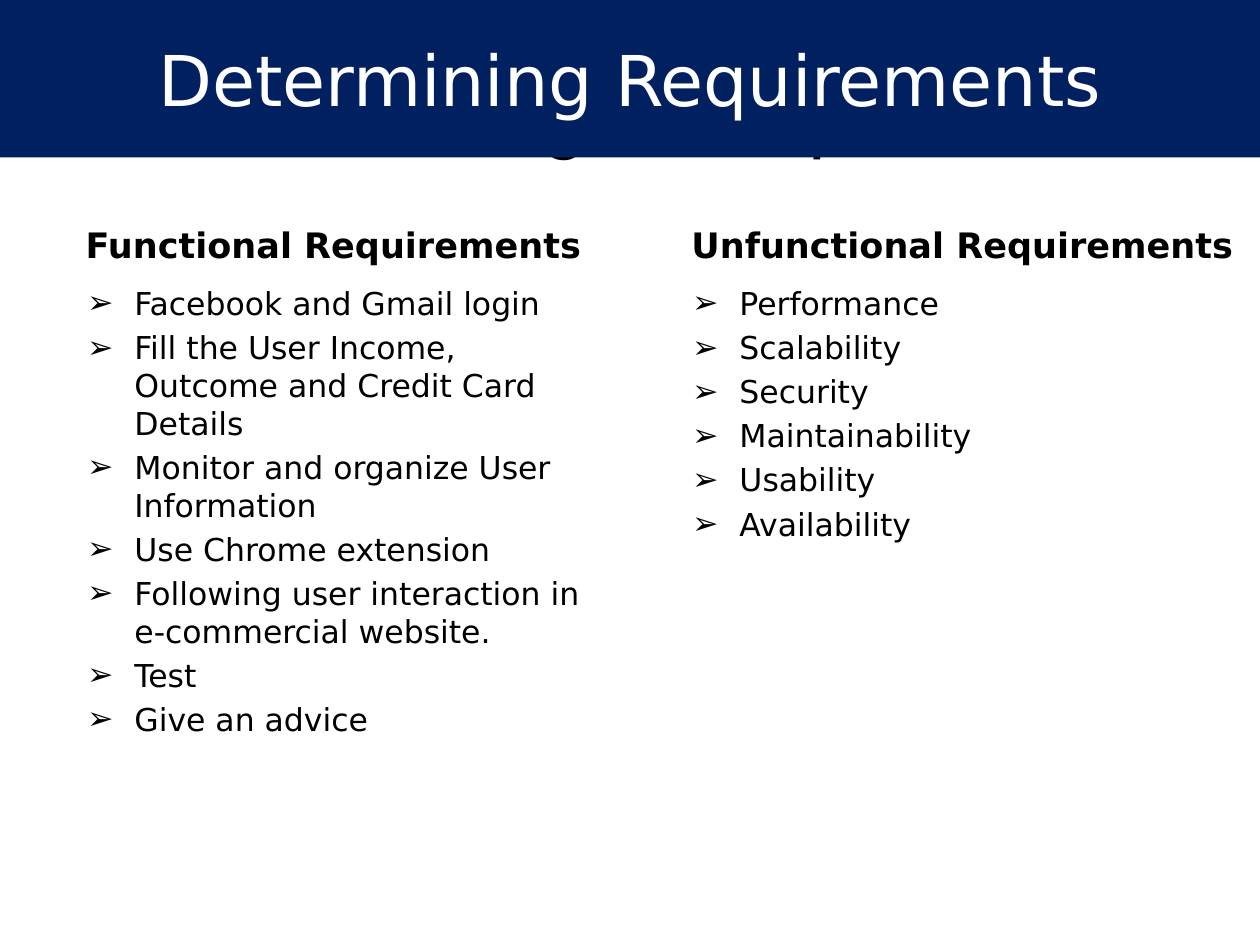
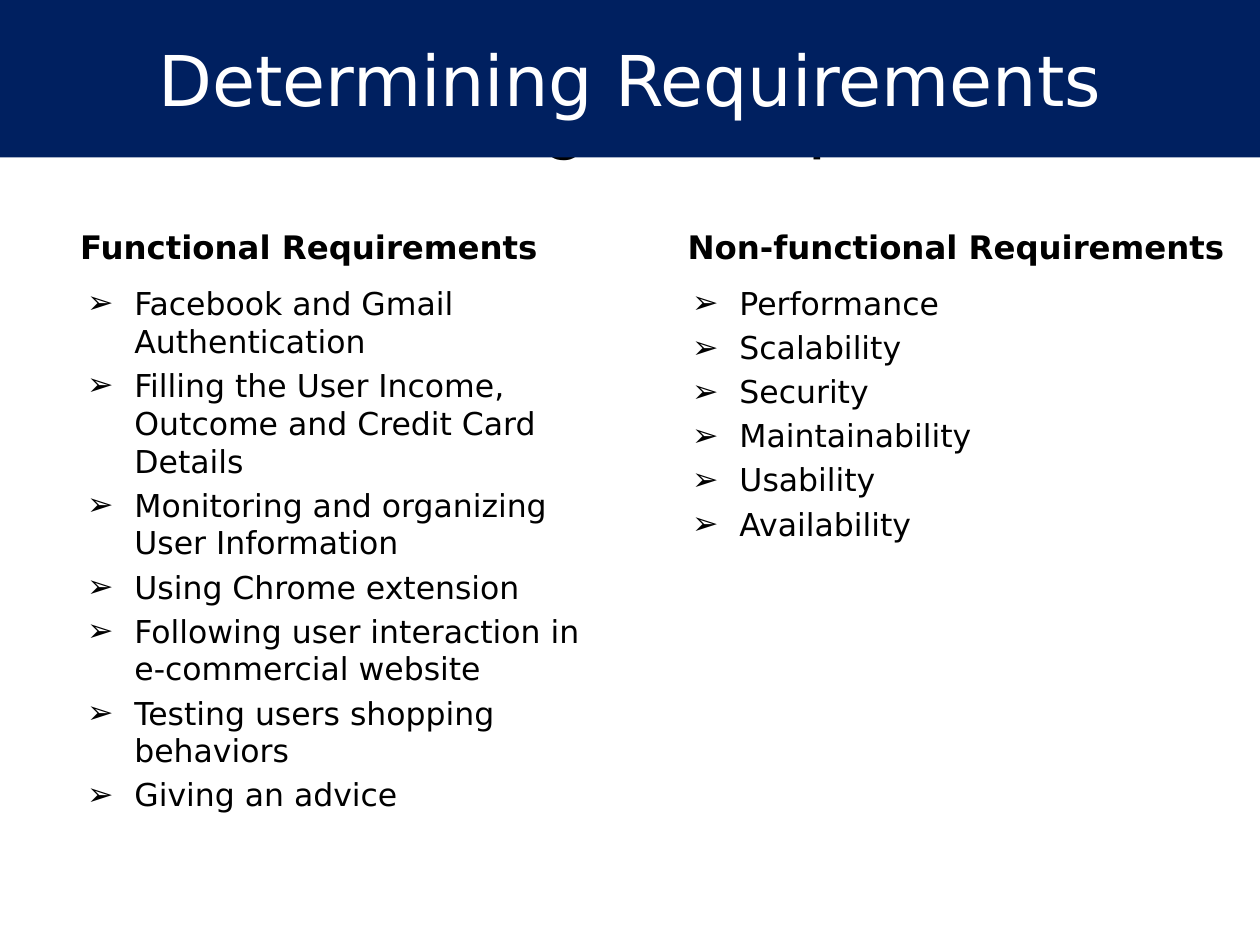
Before and after one commit to hakanyildiz/BIM444-Computer-Engineering-Apps, a slide deck: slide 14 of Documents/DUYARLIOL.pptx (slide 15 before the commit). Drawn at 1260x945 pixels with LibreOffice and Linux fonts; fonts in the diff are those of the drawing. Boxes give left, top, right and bottom in pixels: in the first picture for what was removed or moved away, otherwise in the second. Text is boxed around its words. In the diff, an @@ line names an element or a change of style, - is before the commit and + after.

```diff
--- a/Documents/DUYARLIOL.pptx
+++ b/Documents/DUYARLIOL.pptx
@@ text at <box>80,234,1224,266</box>: text changed; size 20 to 18.5 pt @@
-Functional Requirements Unfunctional Requirements
+Functional Requirements Non-functional Requirements
@@ text at <box>134,291,580,813</box>: text changed @@
-➢ Facebook and Gmail login
-➢ Fill the User Income, Outcome and Credit Card Details
-➢ Monitor and organize User Information
-➢ Use Chrome extension
-➢ Following user interaction in e-commercial website.
-➢ Test
-➢ Give an advice
+➢ Facebook and Gmail Authentication
+➢ Filling the User Income, Outcome and Credit Card Details
+➢ Monitoring and organizing User Information
+➢ Using Chrome extension
+➢ Following user interaction in e-commercial website
+➢ Testing users shopping behaviors
+➢ Giving an advice
```
Also in this commit, not shown: 6 other slides changed, 1 slide removed, 21 other files.
